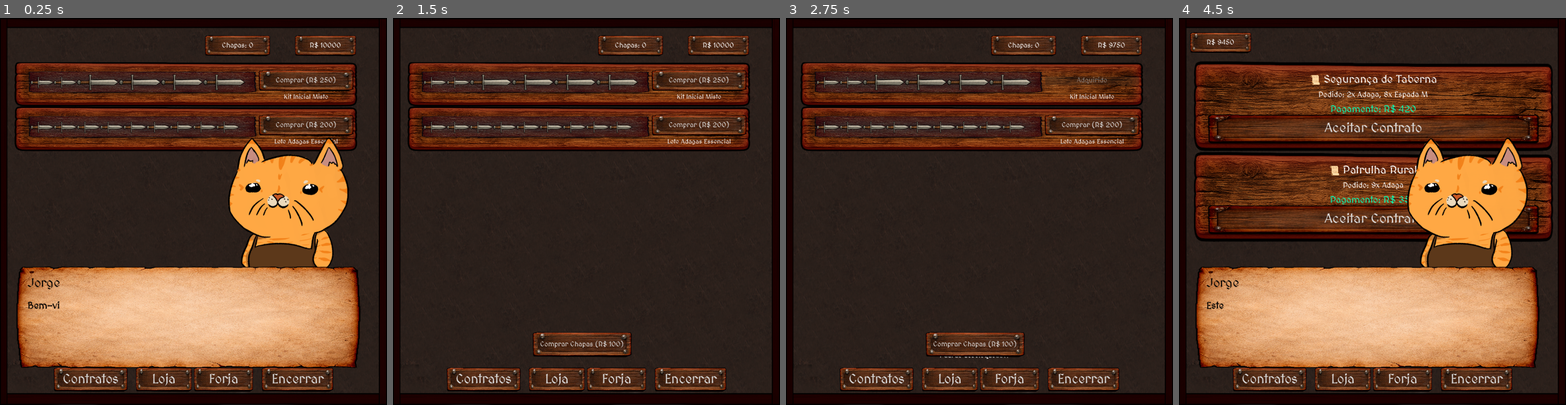
Above: before the commit, frames 1-4 (left to right).
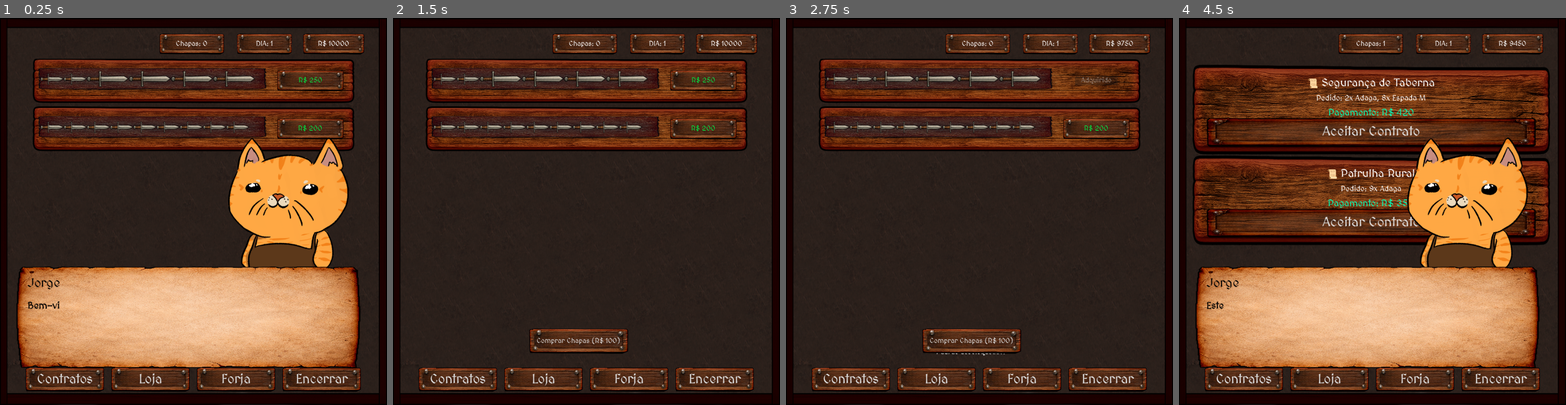
Above: after the commit, the same moments.

Repository: VitaumOS/Jogo_IC-Godot
Game: Godot game, scene res://scene/Cena_Loja.tscn
Two runs of this game, one before a commit and one after it. Both use one fixed random seed, a clock stepped at 60 frames per second and the inputs below. This scene is started directly instead of the project's main scene.
Inputs (mouse positions are in pixels of both pictures, inside the frame that each line leads up to):
- Up to frame 1 (0.25 s): no input
- Up to frame 2 (1.5 s): tap Enter (ui_accept) at 0.5, 0.77, 1.25 s; move the mouse to (671, 192) at 0.52 s; click (671, 192) at 0.67 s; move the mouse to (509, 230) at 1.27 s; click (509, 230) at 1.42 s
- Up to frame 3 (2.75 s): tap Enter (ui_accept) at 1.52 s; click (1091, 79) at 2 s, where only the run before the commit has a clickable "Comprar (R$ 250)"
- Up to frame 4 (4.5 s): click "Comprar (R$ 200)" (after the commit: "R$ 200") at 2.75 s; click "Comprar Chapas (R$ 100)" at 3.5 s; click "Contratos" at 4.25 s

The runs differ from the first frame. In frame 1, 15% of the frame differs, in the area x 3-95%, y 4-97%; in frame 2, 17%; in frame 3, 17%; in frame 4, 29%, in the area x 2-97%, y 3-97%.

Commit message:
Atualização de UI

Diff:
--- a/pulp_solution.json
+++ b/pulp_solution.json
@@ -2,6 +2,7 @@
     "status": "Optimal",
     "chapas_usadas": 2,
     "plano_corte": {
-        "Padrao_1": 2
+        "Padrao_2": 1,
+        "Padrao_3": 1
     }
 }
--- a/scene/Cena_1.tscn
+++ b/scene/Cena_1.tscn
@@ -1,12 +1,12 @@
 [gd_scene format=3 uid="uid://xssr1johtnwf"]
 
 [ext_resource type="Script" uid="uid://b0xgd8amglmnu" path="res://script/Main.gd" id="1_7e7p4"]
-[ext_resource type="FontFile" uid="uid://bss7sc7tkvtqg" path="res://font/MedievalSharp-Regular.ttf" id="3_ex411"]
 [ext_resource type="Texture2D" uid="uid://cx1kycxphclcy" path="res://images/background.png" id="3_r2s5b"]
 [ext_resource type="Texture2D" uid="uid://vx0xpjoejn5n" path="res://images/Jorge_forja.png" id="4_2xbwx"]
 [ext_resource type="StyleBox" uid="uid://dki2hhovuf137" path="res://modelos/modelo_botao1.tres" id="5_bjq5w"]
 [ext_resource type="PackedScene" uid="uid://8268dsjrkovb" path="res://scene/aux_scene/contrato_visualizacao.tscn" id="7_6qt7c"]
 [ext_resource type="PackedScene" uid="uid://b6if7jes5m0v4" path="res://scene/aux_scene/LinhaListaPadrao.tscn" id="7_i1ld1"]
+[ext_resource type="PackedScene" uid="uid://ccjtlwav80dao" path="res://scene/aux_scene/info.tscn" id="7_ptkpm"]
 [ext_resource type="PackedScene" uid="uid://dnci0t7lpn3u5" path="res://scene/aux_scene/SistemaDialogo.tscn" id="9_2xbwx"]
 [ext_resource type="PackedScene" uid="uid://cnl37rt32qqw5" path="res://scene/aux_scene/abas.tscn" id="9_6qt7c"]
 [ext_resource type="PackedScene" uid="uid://niwiqe2egaiv" path="res://scene/aux_scene/Popup.tscn" id="10_6qt7c"]
@@ -22,30 +22,12 @@
 expand_mode = 1
 
 [node name="Jorge" type="TextureRect" parent="." unique_id=497482856]
-offset_left = -32.0
-offset_top = -150.0
-offset_right = 801.0
-offset_bottom = 650.0
+offset_left = 9.0
+offset_top = 103.0
+offset_right = 468.0
+offset_bottom = 535.0
 texture = ExtResource("4_2xbwx")
-
-[node name="VBoxContainer" type="VBoxContainer" parent="." unique_id=1208311030]
-offset_left = 23.0
-offset_top = 471.0
-offset_right = 320.0
-offset_bottom = 574.0
-theme_override_constants/separation = 30
-
-[node name="Bater_Martelo" type="Button" parent="VBoxContainer" unique_id=288751525]
-layout_mode = 2
-theme_override_font_sizes/font_size = 33
-theme_override_styles/normal = ExtResource("5_bjq5w")
-text = "Bater Martelo"
-
-[node name="Modelagem" type="Button" parent="VBoxContainer" unique_id=1136193815]
-layout_mode = 2
-theme_override_font_sizes/font_size = 33
-theme_override_styles/normal = ExtResource("5_bjq5w")
-text = "Modelagem"
+expand_mode = 3
 
 [node name="RectanglesParent" type="Node2D" parent="." unique_id=1562575107]
 
@@ -69,38 +51,6 @@
 offset_right = 766.0
 offset_bottom = 53.0
 
-[node name="Topo" type="HBoxContainer" parent="UI" unique_id=686192741]
-offset_left = 409.0
-offset_top = 37.0
-offset_right = 858.0
-offset_bottom = 78.0
-theme_override_constants/separation = 98
-
-[node name="LabelQuantidade" type="Label" parent="UI/Topo" unique_id=1382755545]
-custom_minimum_size = Vector2(92, 0)
-custom_maximum_size = Vector2(92, -1)
-layout_mode = 2
-theme_override_fonts/font = ExtResource("3_ex411")
-theme_override_styles/normal = ExtResource("5_bjq5w")
-text = "Chapas: 999"
-horizontal_alignment = 1
-
-[node name="DiaPanel" type="Label" parent="UI/Topo" unique_id=1964791292]
-custom_minimum_size = Vector2(50, 0)
-custom_maximum_size = Vector2(50, -1)
-layout_mode = 2
-theme_override_styles/normal = ExtResource("5_bjq5w")
-text = "DIA: 10"
-horizontal_alignment = 1
-
-[node name="DinheiroPanel" type="Label" parent="UI/Topo" unique_id=725101515]
-custom_minimum_size = Vector2(76, 0)
-custom_maximum_size = Vector2(76, -1)
-layout_mode = 2
-theme_override_styles/normal = ExtResource("5_bjq5w")
-text = "R$ 99999"
-horizontal_alignment = 1
-
 [node name="Controle_Corpo" type="Control" parent="UI" unique_id=1039932040]
 layout_mode = 3
 anchors_preset = 0
@@ -110,12 +60,12 @@
 offset_bottom = 396.0
 
 [node name="ScrollContainer" type="ScrollContainer" parent="UI/Controle_Corpo" unique_id=223529208]
-custom_minimum_size = Vector2(550, 500.06)
-custom_maximum_size = Vector2(550, 500.06)
+custom_minimum_size = Vector2(538, 500.06)
+custom_maximum_size = Vector2(538, 500.06)
 layout_mode = 0
 offset_left = 262.0
 offset_top = 1.0
-offset_right = 862.0
+offset_right = 812.0
 offset_bottom = 501.06
 
 [node name="PadraoCorteSalvo" type="HBoxContainer" parent="UI/Controle_Corpo/ScrollContainer" unique_id=1545570322]
@@ -129,6 +79,31 @@
 [node name="Contrato_visualizacao" parent="UI" unique_id=1164244224 instance=ExtResource("7_6qt7c")]
 position = Vector2(2, 557)
 
+[node name="VBoxContainer" type="VBoxContainer" parent="UI" unique_id=1208311030]
+offset_left = 23.0
+offset_top = 471.0
+offset_right = 320.0
+offset_bottom = 577.0
+theme_override_constants/separation = 30
+
+[node name="BaterMartelo" type="Button" parent="UI/VBoxContainer" unique_id=288751525]
+layout_mode = 2
+theme_override_font_sizes/font_size = 33
+theme_override_styles/normal = ExtResource("5_bjq5w")
+text = "Bater Martelo"
+
+[node name="Modelagem" type="Button" parent="UI/VBoxContainer" unique_id=1136193815]
+layout_mode = 2
+theme_override_font_sizes/font_size = 33
+theme_override_styles/normal = ExtResource("5_bjq5w")
+text = "Modelagem"
+
+[node name="Info" parent="UI" unique_id=1171228805 instance=ExtResource("7_ptkpm")]
+offset_left = 400.0
+offset_top = 22.0
+offset_right = 858.0
+offset_bottom = 100.0
+
 [node name="SistemaDialogo" parent="." unique_id=477801998 instance=ExtResource("9_2xbwx")]
 visible = false
 
@@ -138,3 +113,6 @@
 [node name="Abas" parent="." unique_id=1131189550 instance=ExtResource("9_6qt7c")]
 offset_top = 813.56
 offset_bottom = 867.56
+
+[connection signal="pressed" from="UI/VBoxContainer/BaterMartelo" to="." method="_on_bater_martelo_pressed"]
+[connection signal="pressed" from="UI/VBoxContainer/Modelagem" to="." method="_on_modelagem_pressed"]
--- a/scene/Cena_Loja.tscn
+++ b/scene/Cena_Loja.tscn
@@ -6,6 +6,7 @@
 [ext_resource type="PackedScene" uid="uid://dd0ohe51j087n" path="res://scene/aux_scene/Cena_Card_Loja.tscn" id="4_4qugu"]
 [ext_resource type="StyleBox" uid="uid://dc0o6didq7a0q" path="res://modelos/modelo_botao_brilha.tres" id="5_4qugu"]
 [ext_resource type="PackedScene" uid="uid://dnci0t7lpn3u5" path="res://scene/aux_scene/SistemaDialogo.tscn" id="6_cqb1c"]
+[ext_resource type="PackedScene" uid="uid://ccjtlwav80dao" path="res://scene/aux_scene/info.tscn" id="6_wjy46"]
 [ext_resource type="PackedScene" uid="uid://cnl37rt32qqw5" path="res://scene/aux_scene/abas.tscn" id="7_op4vh"]
 
 [node name="Loja" type="Control" unique_id=961802527]
@@ -23,10 +24,6 @@
 
 [node name="UI" type="Control" parent="." unique_id=2051966678]
 anchors_preset = 0
-offset_left = 8.0
-offset_top = 8.0
-offset_right = 8.0
-offset_bottom = 8.0
 
 [node name="LabelFeedback" type="Label" parent="UI" unique_id=1725209788]
 layout_mode = 0
@@ -38,14 +35,16 @@
 
 [node name="ScrollContainer" type="ScrollContainer" parent="UI" unique_id=1154573931]
 layout_mode = 1
-offset_left = 24.0
+offset_left = 75.0
 offset_top = 95.0
-offset_right = 877.0
+offset_right = 845.0
 offset_bottom = 708.0
 
 [node name="VBoxItens" type="VBoxContainer" parent="UI/ScrollContainer" unique_id=952896832]
-custom_minimum_size = Vector2(800, 80)
+custom_minimum_size = Vector2(750, 105)
 layout_mode = 2
+theme_override_constants/separation = 12
+alignment = 1
 
 [node name="Card" parent="UI/ScrollContainer/VBoxItens" unique_id=286221418 instance=ExtResource("4_4qugu")]
 layout_mode = 2
@@ -72,29 +71,12 @@
 icon_alignment = 1
 vertical_icon_alignment = 2
 
-[node name="HBoxContainer" type="HBoxContainer" parent="UI" unique_id=1601850019]
+[node name="Info" parent="UI" unique_id=1171228805 instance=ExtResource("6_wjy46")]
 layout_mode = 0
-offset_left = 498.0
-offset_top = 29.0
-offset_right = 800.0
-offset_bottom = 85.0
-theme_override_constants/separation = 120
-
-[node name="LabelQuantidade" type="Label" parent="UI/HBoxContainer" unique_id=527180709]
-custom_minimum_size = Vector2(93, 0)
-custom_maximum_size = Vector2(93, -1)
-layout_mode = 2
-theme_override_styles/normal = ExtResource("3_mypxv")
-text = "Chapas: 999"
-horizontal_alignment = 1
-
-[node name="LabelDinheiro" type="Label" parent="UI/HBoxContainer" unique_id=1041009093]
-custom_minimum_size = Vector2(76, 0)
-custom_maximum_size = Vector2(76, -1)
-layout_mode = 2
-theme_override_styles/normal = ExtResource("3_mypxv")
-text = "R$ 99999"
-horizontal_alignment = 1
+offset_left = 400.0
+offset_top = 22.0
+offset_right = 858.0
+offset_bottom = 100.0
 
 [node name="SistemaDialogo" parent="." unique_id=477801998 instance=ExtResource("6_cqb1c")]
 visible = false
--- a/scene/Cena_contratos.tscn
+++ b/scene/Cena_contratos.tscn
@@ -3,7 +3,7 @@
 [ext_resource type="Script" uid="uid://nqmv7wb7vd20" path="res://script/cena_contratos.gd" id="1_lx4bj"]
 [ext_resource type="PackedScene" uid="uid://bk2cgr6pirs1o" path="res://scene/aux_scene/Card_Contratos.tscn" id="2_jgr8c"]
 [ext_resource type="Texture2D" uid="uid://cx1kycxphclcy" path="res://images/background.png" id="3_76e4m"]
-[ext_resource type="StyleBox" uid="uid://dki2hhovuf137" path="res://modelos/modelo_botao1.tres" id="3_yji0f"]
+[ext_resource type="PackedScene" uid="uid://ccjtlwav80dao" path="res://scene/aux_scene/info.tscn" id="4_2g3xn"]
 [ext_resource type="PackedScene" uid="uid://niwiqe2egaiv" path="res://scene/aux_scene/Popup.tscn" id="5_jgr8c"]
 [ext_resource type="PackedScene" uid="uid://dnci0t7lpn3u5" path="res://scene/aux_scene/SistemaDialogo.tscn" id="7_2g3xn"]
 [ext_resource type="PackedScene" uid="uid://cnl37rt32qqw5" path="res://scene/aux_scene/abas.tscn" id="7_vct4r"]
@@ -23,40 +23,28 @@
 
 [node name="UI" type="Control" parent="." unique_id=1230002425]
 anchors_preset = 0
-offset_left = 29.0
-offset_top = 8.0
-offset_right = 979.0
-offset_bottom = 808.0
-
-[node name="HBoxContainer" type="HBoxContainer" parent="UI" unique_id=1758179663]
-layout_mode = 0
-offset_left = 30.0
-offset_top = 37.0
-offset_right = 805.0
-offset_bottom = 63.0
-theme_override_constants/separation = 556
-
-[node name="LabelDinheiro" type="Label" parent="UI/HBoxContainer" unique_id=1563394821]
-custom_minimum_size = Vector2(76, 0)
-custom_maximum_size = Vector2(76, -1)
-layout_mode = 2
-theme_override_styles/normal = ExtResource("3_yji0f")
-text = "R$ 99999"
-horizontal_alignment = 1
-vertical_alignment = 1
+offset_right = 901.0
+offset_bottom = 900.0
 
 [node name="ScrollContainer" type="ScrollContainer" parent="UI" unique_id=570385356]
 layout_mode = 0
-offset_left = 3.0
-offset_top = 86.0
-offset_right = 843.0
-offset_bottom = 860.0
+offset_left = 29.0
+offset_top = 102.0
+offset_right = 865.0
+offset_bottom = 796.0
 
 [node name="VBoxContratos" type="VBoxContainer" parent="UI/ScrollContainer" unique_id=1797218846]
 layout_mode = 2
 size_flags_horizontal = 3
 size_flags_vertical = 3
 theme_override_constants/separation = -9
+
+[node name="Info" parent="UI" unique_id=1171228805 instance=ExtResource("4_2g3xn")]
+layout_mode = 0
+offset_left = 400.0
+offset_top = 22.0
+offset_right = 858.0
+offset_bottom = 100.0
 
 [node name="PopUp" parent="." unique_id=195816423 instance=ExtResource("5_jgr8c")]
 visible = false
--- a/scene/aux_scene/Cena_Card_Loja.tscn
+++ b/scene/aux_scene/Cena_Card_Loja.tscn
@@ -7,10 +7,10 @@
 
 [node name="Card" type="PanelContainer" unique_id=286221418]
 custom_minimum_size = Vector2(0, 100)
-offset_left = 14.0
+offset_left = 31.0
 offset_top = 15.0
-offset_right = 823.0
-offset_bottom = 136.0
+offset_right = 746.0
+offset_bottom = 120.0
 theme_override_styles/panel = ExtResource("1_84gtg")
 
 [node name="HBox" type="HBoxContainer" parent="." unique_id=19104466]
@@ -19,7 +19,7 @@
 
 [node name="VSeparator" type="VSeparator" parent="HBox" unique_id=693216427]
 self_modulate = Color(1, 1, 1, 0)
-custom_minimum_size = Vector2(26.77, 0)
+custom_minimum_size = Vector2(6.29, 0)
 layout_mode = 2
 
 [node name="Control2" parent="HBox" unique_id=1343394717 instance=ExtResource("1_g54nd")]
@@ -30,31 +30,17 @@
 [node name="Control" type="Control" parent="HBox" unique_id=903859114]
 layout_mode = 2
 
-[node name="VInfo" type="VBoxContainer" parent="HBox/Control" unique_id=773375079]
-custom_maximum_size = Vector2(-1, 110.43)
+[node name="Button" type="Button" parent="HBox/Control" unique_id=1296401988]
+custom_minimum_size = Vector2(100, 20)
+custom_maximum_size = Vector2(100, 20)
 layout_mode = 0
-offset_left = 2.0
-offset_top = 8.0
-offset_right = 227.0
-offset_bottom = 115.43
-theme_override_constants/separation = 19
-alignment = 1
-
-[node name="Button" type="Button" parent="HBox/Control/VInfo" unique_id=1296401988]
-custom_minimum_size = Vector2(218, 20)
-custom_maximum_size = Vector2(218, 20)
-layout_mode = 2
+offset_left = 48.0
+offset_top = 41.0
+offset_right = 118.0
+offset_bottom = 61.0
+theme_override_colors/font_color = Color(0, 0.9038137, 0.2625431, 1)
 theme_override_styles/normal = ExtResource("3_84gtg")
 theme_override_styles/pressed = ExtResource("4_7s6s6")
 theme_override_styles/hover = ExtResource("4_7s6s6")
 theme_override_styles/hover_pressed = ExtResource("4_7s6s6")
-text = "Comprar (R$ %d)"
-
-[node name="NomePadrao" type="Label" parent="HBox/Control/VInfo" unique_id=508027419]
-custom_minimum_size = Vector2(219, 17)
-custom_maximum_size = Vector2(219, 17)
-layout_mode = 2
-theme_override_font_sizes/font_size = 15
-text = "Teste"
-horizontal_alignment = 1
-vertical_alignment = 1
+text = "R$ 9999"
--- a/scene/aux_scene/abas.tscn
+++ b/scene/aux_scene/abas.tscn
@@ -6,11 +6,12 @@
 [node name="Abas" type="HBoxContainer" unique_id=1131189550]
 offset_right = 899.0
 offset_bottom = 54.0
-theme_override_constants/separation = 78
+theme_override_constants/separation = 49
 alignment = 1
 script = ExtResource("1_xi30b")
 
 [node name="Contrato" type="Button" parent="." unique_id=1925084303]
+custom_minimum_size = Vector2(150, 0)
 layout_mode = 2
 theme_override_font_sizes/font_size = 30
 theme_override_styles/normal = ExtResource("1_bo4j1")
@@ -18,18 +19,21 @@
 "
 
 [node name="Loja" type="Button" parent="." unique_id=692737973]
+custom_minimum_size = Vector2(150, 0)
 layout_mode = 2
 theme_override_font_sizes/font_size = 30
 theme_override_styles/normal = ExtResource("1_bo4j1")
 text = "Loja"
 
 [node name="Forja" type="Button" parent="." unique_id=2003608545]
+custom_minimum_size = Vector2(150, 0)
 layout_mode = 2
 theme_override_font_sizes/font_size = 30
 theme_override_styles/normal = ExtResource("1_bo4j1")
 text = "Forja"
 
 [node name="Encerrar" type="Button" parent="." unique_id=1927647038]
+custom_minimum_size = Vector2(150, 0)
 layout_mode = 2
 theme_override_font_sizes/font_size = 30
 theme_override_styles/normal = ExtResource("1_bo4j1")
--- a/scene/aux_scene/contrato_visualizacao.tscn
+++ b/scene/aux_scene/contrato_visualizacao.tscn
@@ -2,25 +2,26 @@
 
 [ext_resource type="Script" uid="uid://c2y50kcdi0qys" path="res://script/contrato_visualizacao.gd" id="1_48txe"]
 
+[sub_resource type="StyleBoxFlat" id="StyleBoxFlat_48txe"]
+bg_color = Color(0.2665752, 0.26657522, 0.26657507, 0.6862745)
+border_width_left = 5
+border_width_top = 5
+border_width_right = 5
+border_width_bottom = 5
+border_color = Color(0, 0, 0, 1)
+
 [node name="Contrato_visualizacao" type="Node2D" unique_id=1164244224]
 script = ExtResource("1_48txe")
 
-[node name="ColorRect" type="ColorRect" parent="." unique_id=49026925]
+[node name="ColorRect" type="Panel" parent="." unique_id=864728774]
 modulate = Color(1, 1, 1, 0.64500004)
 offset_left = 46.0
-offset_top = 55.0
+offset_top = 52.0
 offset_right = 843.0
 offset_bottom = 215.0
-color = Color(0.24477637, 0.2447764, 0.24477637, 1)
+theme_override_styles/panel = SubResource("StyleBoxFlat_48txe")
 
-[node name="ReferenceRect" type="ReferenceRect" parent="ColorRect" unique_id=859969170]
-layout_mode = 0
-offset_right = 798.0
-offset_bottom = 160.0
-border_color = Color(0, 0, 0, 1)
-border_width = 5.0
-
-[node name="Label" type="Label" parent="." unique_id=552204020]
+[node name="Contrato" type="Label" parent="." unique_id=552204020]
 offset_left = 64.0
 offset_top = 38.0
 offset_right = 164.0
@@ -44,3 +45,14 @@
 custom_minimum_size = Vector2(760, 80)
 custom_maximum_size = Vector2(760, 80)
 layout_mode = 2
+
+[node name="lbl_ctn" type="Label" parent="." unique_id=927922471]
+offset_left = 46.0
+offset_top = 52.0
+offset_right = 844.0
+offset_bottom = 215.0
+theme_override_colors/font_color = Color(0.85376436, 0.59608823, 0.2716998, 1)
+theme_override_font_sizes/font_size = 35
+text = "Nenhum Contrato Selecionado"
+horizontal_alignment = 1
+vertical_alignment = 1
--- /dev/null
+++ b/scene/aux_scene/info.tscn
@@ -0,0 +1,36 @@
+[gd_scene format=3 uid="uid://ccjtlwav80dao"]
+
+[ext_resource type="FontFile" uid="uid://bss7sc7tkvtqg" path="res://font/MedievalSharp-Regular.ttf" id="1_hhd02"]
+[ext_resource type="Script" uid="uid://w45i3klqs4b3" path="res://script/info.gd" id="1_oknid"]
+[ext_resource type="StyleBox" uid="uid://dki2hhovuf137" path="res://modelos/modelo_botao1.tres" id="2_oknid"]
+
+[node name="Info" type="HBoxContainer" unique_id=1171228805]
+offset_right = 458.0
+offset_bottom = 78.0
+theme_override_constants/separation = 98
+script = ExtResource("1_oknid")
+
+[node name="LabelQuantidade" type="Label" parent="." unique_id=485946694]
+custom_minimum_size = Vector2(92, 0)
+custom_maximum_size = Vector2(92, -1)
+layout_mode = 2
+theme_override_fonts/font = ExtResource("1_hhd02")
+theme_override_styles/normal = ExtResource("2_oknid")
+text = "Chapas: 999"
+horizontal_alignment = 1
+
+[node name="DiaPanel" type="Label" parent="." unique_id=19574949]
+custom_minimum_size = Vector2(50, 0)
+custom_maximum_size = Vector2(50, -1)
+layout_mode = 2
+theme_override_styles/normal = ExtResource("2_oknid")
+text = "DIA: 10"
+horizontal_alignment = 1
+
+[node name="DinheiroPanel" type="Label" parent="." unique_id=1419843158]
+custom_minimum_size = Vector2(76, 0)
+custom_maximum_size = Vector2(76, -1)
+layout_mode = 2
+theme_override_styles/normal = ExtResource("2_oknid")
+text = "R$ 99999"
+horizontal_alignment = 1
--- a/script/Loja.gd
+++ b/script/Loja.gd
@@ -2,10 +2,8 @@
 
 @export var cena_card: PackedScene
 
-@onready var label_dinheiro = $UI/HBoxContainer/LabelDinheiro
 @onready var container_itens = $UI/ScrollContainer/VBoxItens
 @onready var label_feedback = $UI/LabelFeedback
-@onready var lbl_estoque_chapas = $UI/HBoxContainer/LabelQuantidade
 @onready var btn_comprar_chapa = $UI/PainelChapas/BtnComprarChapa
 
 ## Lista de padrões inicialmente disponíveis
@@ -15,21 +13,17 @@
 	catalogo_loja = Global.padroes_na_loja
 	btn_comprar_chapa.text = "Comprar Chapas (R$ %d)" % Global.preco_chapa
 	_gerar_itens_loja()
-	_atualizar_display()
 	Global._verificar_gatilho_tutorial("primeira_loja")
 
 func _comprar_chapa():
 	if Global.dinheiro >= Global.preco_chapa:
 		Global.dinheiro -= Global.preco_chapa
 		Global.estoque_chapas += 1
-		_atualizar_display()
+		$UI/Info.atualizar()
 		label_feedback.text = "Chapa extra adquirida!"
 	else:
 		label_feedback.text = "Saldo insuficiente para chapa!"
 
-func _atualizar_display():
-	lbl_estoque_chapas.text = "Chapas: %d" % Global.estoque_chapas
-	label_dinheiro.text = "R$ %d" % Global.dinheiro
 
 func _gerar_itens_loja():
 	for c in container_itens.get_children(): c.queue_free()
@@ -39,8 +33,7 @@
 		var p_hbox = card.find_child("Control2").find_child("Visualizador_Padrao")
 		_renderizar_previa_no_card(p_hbox, item.composicao);
 
-		card.find_child("NomePadrao").text = item.nome
-		var btn = card.find_child("Button"); btn.text = "Comprar (R$ %d)" % item.preco
+		var btn = card.find_child("Button"); btn.text = "R$ %d" % item.preco
 		if _ja_possui(item): btn.disabled = true; btn.text = "Adquirido"
 		btn.pressed.connect(func(): _tentar_comprar(item, btn))
 
@@ -63,6 +56,6 @@
 func _tentar_comprar(item, botao):
 	if Global.remover_dinheiro(item.preco):
 		Global.padroes_desbloqueados.append(item)
-		botao.disabled = true; botao.text = "Adquirido"; _atualizar_display()
+		botao.disabled = true; botao.text = "Adquirido"; $UI/Info.atualizar()
 		label_feedback.text = "Padrão desbloqueado!"
 	else: label_feedback.text = "Saldo insuficiente!"
--- a/script/Main.gd
+++ b/script/Main.gd
@@ -4,9 +4,6 @@
 
 # --- REFERÊNCIAS DE NÓS ---
 @onready var vbox_padroes_lista = $UI/Controle_Corpo/ScrollContainer/PadraoCorteSalvo
-@onready var label_dia = $UI/Topo/DiaPanel
-@onready var label_dinheiro = $UI/Topo/DinheiroPanel
-@onready var lbl_estoque_chapas = $UI/Topo/LabelQuantidade
 @onready var popup = $PopUp
 @onready var contrato_visualizacao = $UI/Contrato_visualizacao
 
@@ -23,14 +20,13 @@
 	add_to_group("main_logic")
 	demanda = Global.contrato_ativo.demanda if Global.contrato_ativo else [0,0,0,0,0,0]
 	_carregar_padroes_da_loja()
-	_atualizar_ui_estatica()
-
+	contrato_visualizacao.inicializar(demanda, vbox_padroes_lista, padroes_corte_salvos_valor)
 	if Global.ultimo_desempenho_ritmo < 0:
 		_verificar_dialogo_diario()
 	else:
 		_finalizar_logica_pulp()
 
-	#$UI/VBoxContainer/Control/BtnModel.visible = Global.dia_atual > 3
+	$UI/VBoxContainer/Modelagem.visible = Global.dia_atual > 3
 
 	if Global.contrato_ativo:
 		if !Global.finalizou_tutorial_primeiro_contrato:
@@ -39,7 +35,7 @@
 			else:
 				Global._verificar_gatilho_tutorial("primeiro_contrato_escolhido2")
 			Global.finalizou_tutorial_primeiro_contrato=true
-		contrato_visualizacao.inicializar(demanda, vbox_padroes_lista, padroes_corte_salvos_valor)
+		contrato_visualizacao.atualizar()
 
 	_conectar_sinais_botoes_quantidade()
 	_atualizar_pintura_demanda()
@@ -55,8 +51,10 @@
 	for linha in vbox_padroes_lista.get_children():
 		var btn_mais = linha.find_child("btnMais") as Button
 		var btn_menos = linha.find_child("btnMenos") as Button
-		btn_mais.pressed.connect(_atualizar_pintura_demanda)
-		btn_menos.pressed.connect(_atualizar_pintura_demanda)
+		if !btn_mais.is_connected("pressed", _atualizar_pintura_demanda):
+			btn_mais.pressed.connect(_atualizar_pintura_demanda)
+		if !btn_menos.is_connected("pressed", _atualizar_pintura_demanda):
+			btn_menos.pressed.connect(_atualizar_pintura_demanda)
 
 		if Global.dia_atual == 1:
 			var label_perda = linha.find_child("Perda") as Label
@@ -136,7 +134,7 @@
 			soma += linha.get_quantidade()
 	return soma
 
-func _on_resolver_pressed():
+func _on_bater_martelo_pressed():
 	popup.mostrar_confirmacao("Deseja iniciar o corte?")
 	var confirma = await popup.resposta
 
@@ -167,11 +165,6 @@
 	Global.armas_na_esteira_atual = lista_para_forjar
 	Global.chapas_usadas_pelo_jogador = get_total_chapas_usadas()
 	get_tree().change_scene_to_file("res://scene/Forja_Ritmo.tscn")
-
-func _atualizar_ui_estatica():
-	label_dia.text = "DIA: %d" % Global.dia_atual
-	label_dinheiro.text = "R$ %d" % Global.dinheiro
-	lbl_estoque_chapas.text = "Chapas: %d" % Global.estoque_chapas
 
 
 func _finalizar_logica_pulp():
@@ -200,11 +193,9 @@
 func _limpar_dados_transicao():
 	Global.armas_na_esteira_atual = []
 	Global.ultimo_desempenho_ritmo = -1.0
-	_atualizar_ui_estatica()
-
-
-#func _on_modelagem_pressed():
-	#if Global.dia_atual == 4 and !Global.finalizou_treino:
-		#get_tree().change_scene_to_file("res://scene/TreinoModelagem.tscn")
-	#else:
-		#get_tree().change_scene_to_file("res://scene/ModelagemMatematica.tscn")
+
+func _on_modelagem_pressed():
+	if Global.dia_atual == 4 and !Global.finalizou_treino:
+		get_tree().change_scene_to_file("res://scene/TreinoModelagem.tscn")
+	else:
+		get_tree().change_scene_to_file("res://scene/ModelagemMatematica.tscn")
--- a/script/abas.gd
+++ b/script/abas.gd
@@ -5,7 +5,6 @@
 @onready var forja = $Forja
 @onready var encerrar = $Encerrar
 
-
 func _on_contrato_pressed(): get_tree().change_scene_to_file("res://scene/Cena_contratos.tscn")
 func _on_loja_pressed():get_tree().change_scene_to_file("res://scene/Cena_Loja.tscn")
 func _on_forja_pressed():get_tree().change_scene_to_file("res://scene/Cena_1.tscn")
--- a/script/cena_contratos.gd
+++ b/script/cena_contratos.gd
@@ -3,20 +3,15 @@
 @export var card_contrato: PackedScene
 
 @onready var container_contratos = $UI/ScrollContainer/VBoxContratos
-@onready var label_dinheiro = $UI/HBoxContainer/LabelDinheiro
 @onready var popup = $PopUp
 
 var lista_contratos = []
 
 func _ready():
 	lista_contratos = Global.contratos_disponiveis
-	_atualizar_ui_dinheiro()
 	_gerar_lista_contratos()
 	Global._verificar_gatilho_tutorial("primeiro_mural")
 
-##Atualiza o dinheiro :v
-func _atualizar_ui_dinheiro():
-	label_dinheiro.text = "R$ %d" % Global.dinheiro
 
 func _gerar_lista_contratos():
 	for c in container_contratos.get_children(): c.queue_free()
--- a/script/contrato_visualizacao.gd
+++ b/script/contrato_visualizacao.gd
@@ -2,6 +2,7 @@
 
 @onready var container_chapa = $VBoxContainer/ContainerChapa
 @onready var container_excesso = $VBoxContainer/ContainerExcesso
+
 
 var demanda: Array = []
 var padroes_corte_salvos_valor: Array = []
@@ -12,6 +13,10 @@
 	vbox_padroes_lista = p_vbox
 	padroes_corte_salvos_valor = p_padroes_valores
 
+
+func atualizar():
+	if Global.contrato_ativo:
+		$lbl_ctn.visible=false
 	_gerar_visualizacao_demanda()
 	_atualizar_pintura_demanda()
 
--- /dev/null
+++ b/script/info.gd
@@ -0,0 +1,10 @@
+extends HBoxContainer
+
+func _ready() -> void:
+	$DiaPanel.text = "DIA: %d" % Global.dia_atual
+	$DinheiroPanel.text = "R$ %d" % Global.dinheiro
+	$LabelQuantidade.text = "Chapas: %d" % Global.estoque_chapas
+
+func atualizar():
+	$DinheiroPanel.text = "R$ %d" % Global.dinheiro
+	$LabelQuantidade.text = "Chapas: %d" % Global.estoque_chapas
Not shown, added: Sprite/gatinhos/ferreiro-full.png.import
Not shown, added: Sprite/gatinhos/nekojorge-full.png.import
Binary file changed: images/Jorge_forja.png
Not shown, added: images/bigorna.png.import
Not shown, added: script/info.gd.uid
